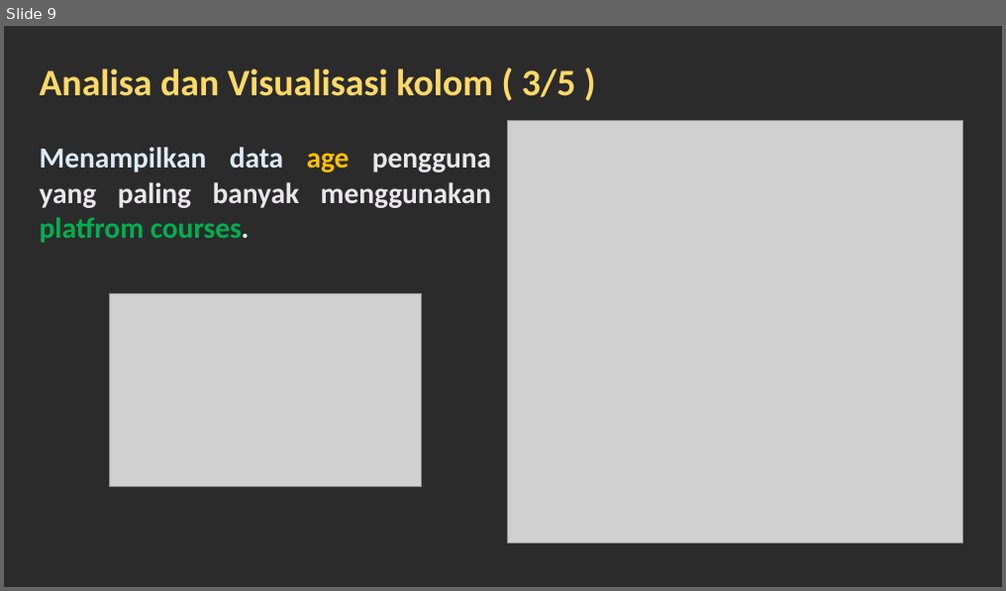
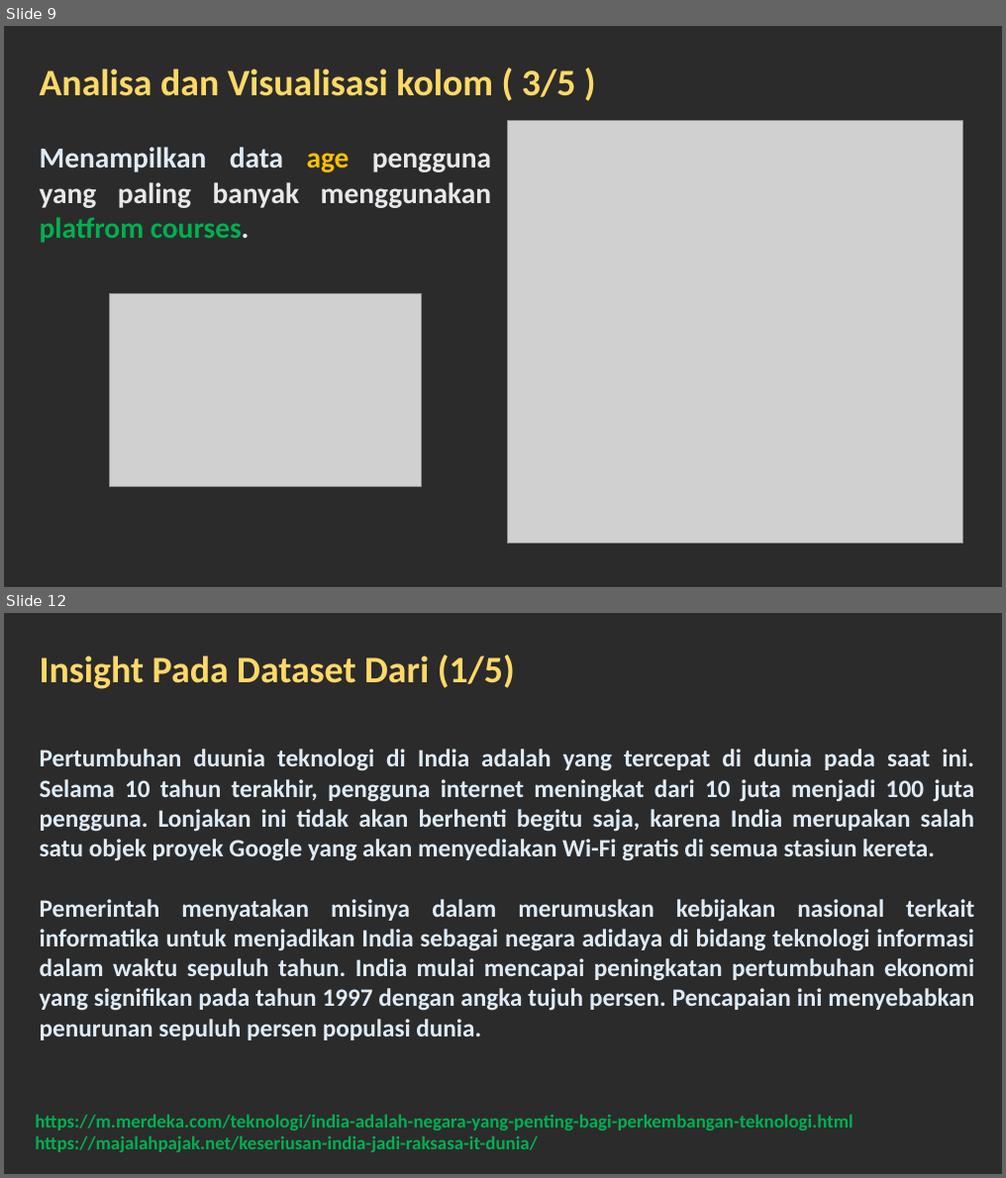
Before and after one commit to fsdio/my-kuliah, a slide deck: SEMESTER 5/[KAMIS] Pembelajaran Mesin/PERTAMA/UTS/docs/stack-overflow (end).pptx. Shown one above the other, each under a label of ours: slide 9 before the commit, slides 9 and 12 after it; the slides between them are not shown. The pictures are 1006x591 and 1006x1178 pixels, drawn with LibreOffice and Linux fonts; fonts in the diff are those of the drawing; grey boxes stand for pictures; background and template pictures are left out; a plain dark background stands for a picture behind light text. Boxes give left, top, right and bottom in pixels: in the first picture for what was removed or moved away, otherwise in the second. Text is boxed around its words. In the diff, an @@ line names an element or a change of style, - is before the commit and + after.

```diff
--- a/SEMESTER 5/[KAMIS] Pembelajaran Mesin/PERTAMA/UTS/docs/stack-overflow (end).pptx
+++ b/SEMESTER 5/[KAMIS] Pembelajaran Mesin/PERTAMA/UTS/docs/stack-overflow (end).pptx
@@ slide 12 added at (4, 613, 1002, 1174), background picture (left out) @@
@@ text added at (40, 655, 515, 689), 36 pt, text #FFD966, bold @@
+Insight Pada Dataset Dari (1/5)
@@ text added at (40, 749, 975, 1041), 24 pt, text #DEEBF7, bold @@
+Pertumbuhan duunia teknologi di India adalah yang tercepat di dunia pada saat ini. Selama 10 tahun terakhir, pengguna internet meningkat dari 10 juta menjadi 100 juta pengguna. Lonjakan ini tidak akan berhenti begitu saja, karena India merupakan salah satu objek proyek Google yang akan menyediakan Wi-Fi gratis di semua stasiun kereta.
+Pemerintah menyatakan misinya dalam merumuskan kebijakan nasional terkait informatika untuk menjadikan India sebagai negara adidaya di bidang teknologi informasi dalam waktu sepuluh tahun. India mulai mencapai peningkatan pertumbuhan ekonomi yang signifikan pada tahun 1997 dengan angka tujuh persen. Pencapaian ini menyebabkan penurunan sepuluh persen populasi dunia.
@@ text added at (35, 1115, 853, 1153), 18 pt, text #00B050, bold @@
+https://m.merdeka.com/teknologi/india-adalah-negara-yang-penting-bagi-perkembangan-teknologi.html
+https://majalahpajak.net/keseriusan-india-jadi-raksasa-it-dunia/
```
Also in this commit, not shown: 2 slides changed, 4 other slides added, 1 slide removed, 9 other files.
